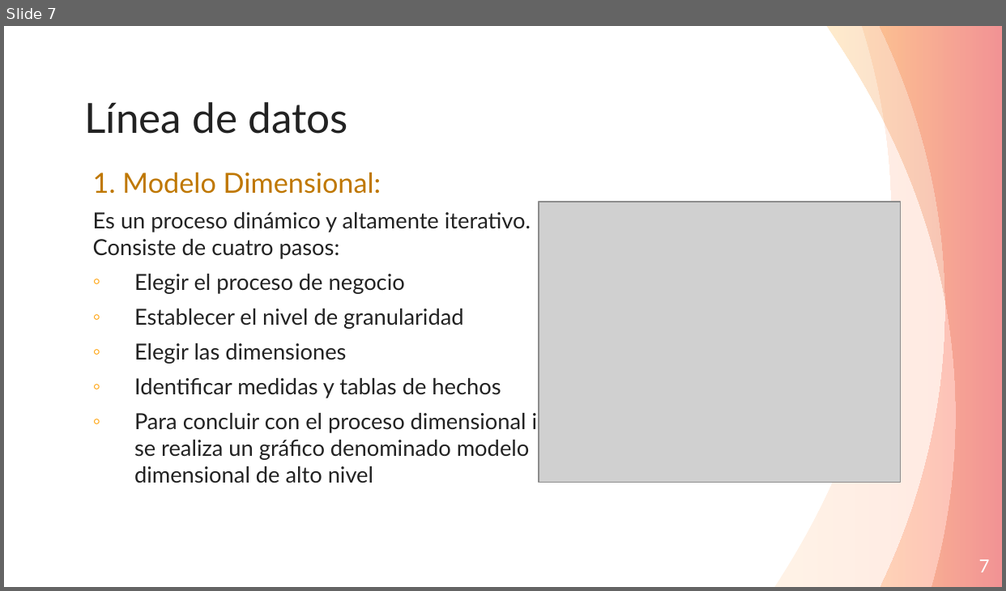
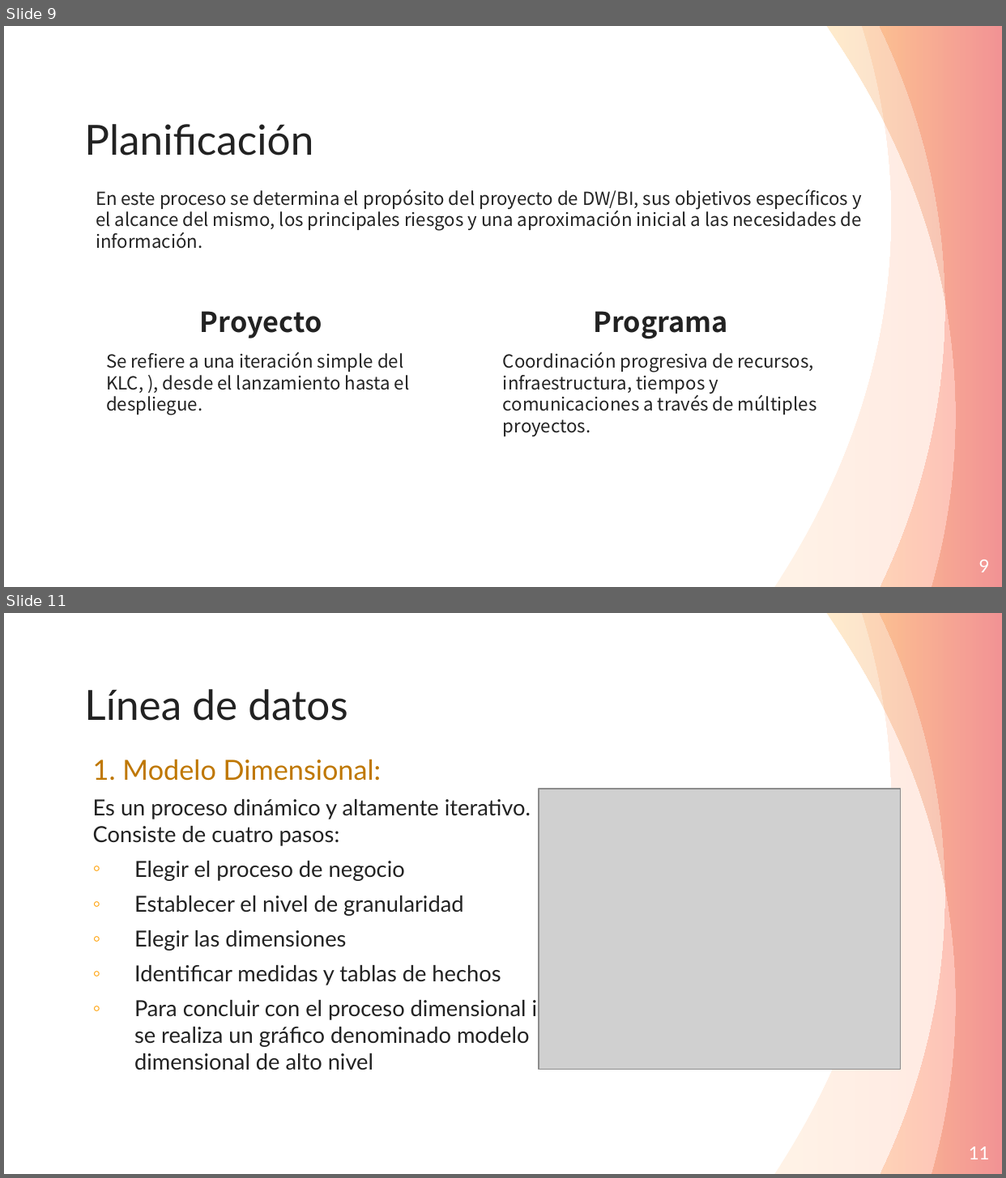
Before and after one commit to Andre-Reinoso/Inmon-vs-Kimball, a slide deck: Inmon-vs-Kimball.pptx. Shown one above the other, each under a label of ours: slide 7 before the commit, slides 9 and 11 after it; the slides between them are not shown. The pictures are 1006x591 and 1006x1178 pixels, drawn with LibreOffice and Linux fonts; fonts in the diff are those of the drawing; grey boxes stand for pictures. Boxes give left, top, right and bottom in pixels: in the first picture for what was removed or moved away, otherwise in the second. Text is boxed around its words. In the diff, an @@ line names an element or a change of style, - is before the commit and + after.

```diff
--- a/Inmon-vs-Kimball.pptx
+++ b/Inmon-vs-Kimball.pptx
@@ slide 9 added at bbox=[4, 26, 1002, 587], background #FFFFFF; not listed: 3 template elements that a slide beside it also shows @@
@@ title added at bbox=[84, 124, 313, 156], 30 pt, text #222222 @@
+Planificación
@@ text added at bbox=[96, 190, 862, 249], 13 pt, text #222222 @@
+En este proceso se determina el propósito del proyecto de DW/BI, sus objetivos específicos y el alcance del mismo, los principales riesgos y una aproximación inicial a las necesidades de información.
@@ text added at bbox=[200, 311, 322, 339], 20 pt, text #222222, bold @@
+Proyecto
@@ text added at bbox=[593, 311, 728, 339], 20 pt, text #222222, bold @@
+Programa
@@ text added at bbox=[106, 352, 410, 416], 13 pt, text #222222 @@
+Se refiere a una iteración simple del KLC, ), desde el lanzamiento hasta el despliegue.
@@ text added at bbox=[503, 352, 817, 437], 13 pt, text #222222 @@
+Coordinación progresiva de recursos, infraestructura, tiempos y comunicaciones a través de múltiples proyectos.
@@ page number added at bbox=[979, 560, 990, 573], 13 pt, text #FFFFFF @@
+9
@@ what was slide 7 is now slide 11 @@
@@ page number at bbox=[969, 1147, 990, 1160]: text changed @@
-7
+11
```
Also in this commit, not shown: 4 other slides added, 1 slide removed.
